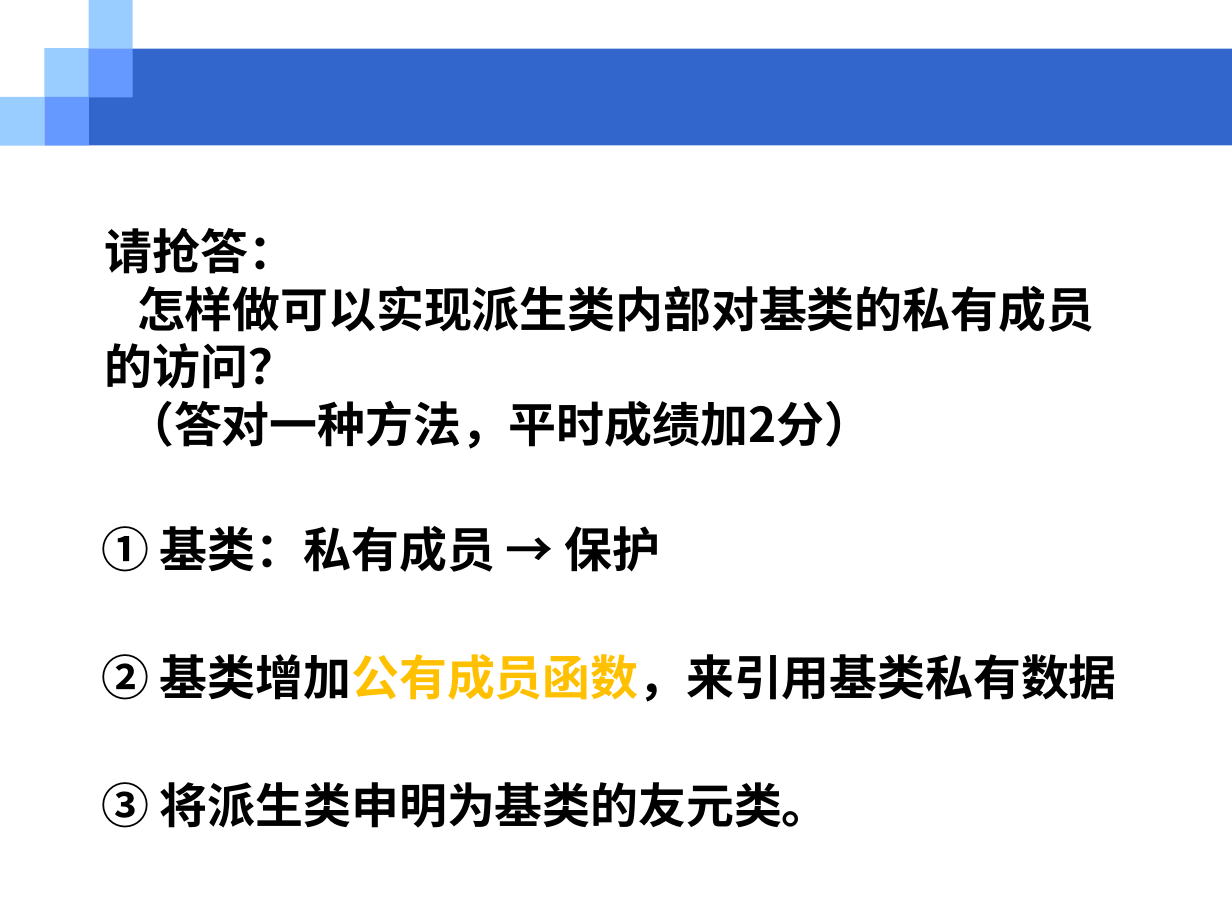
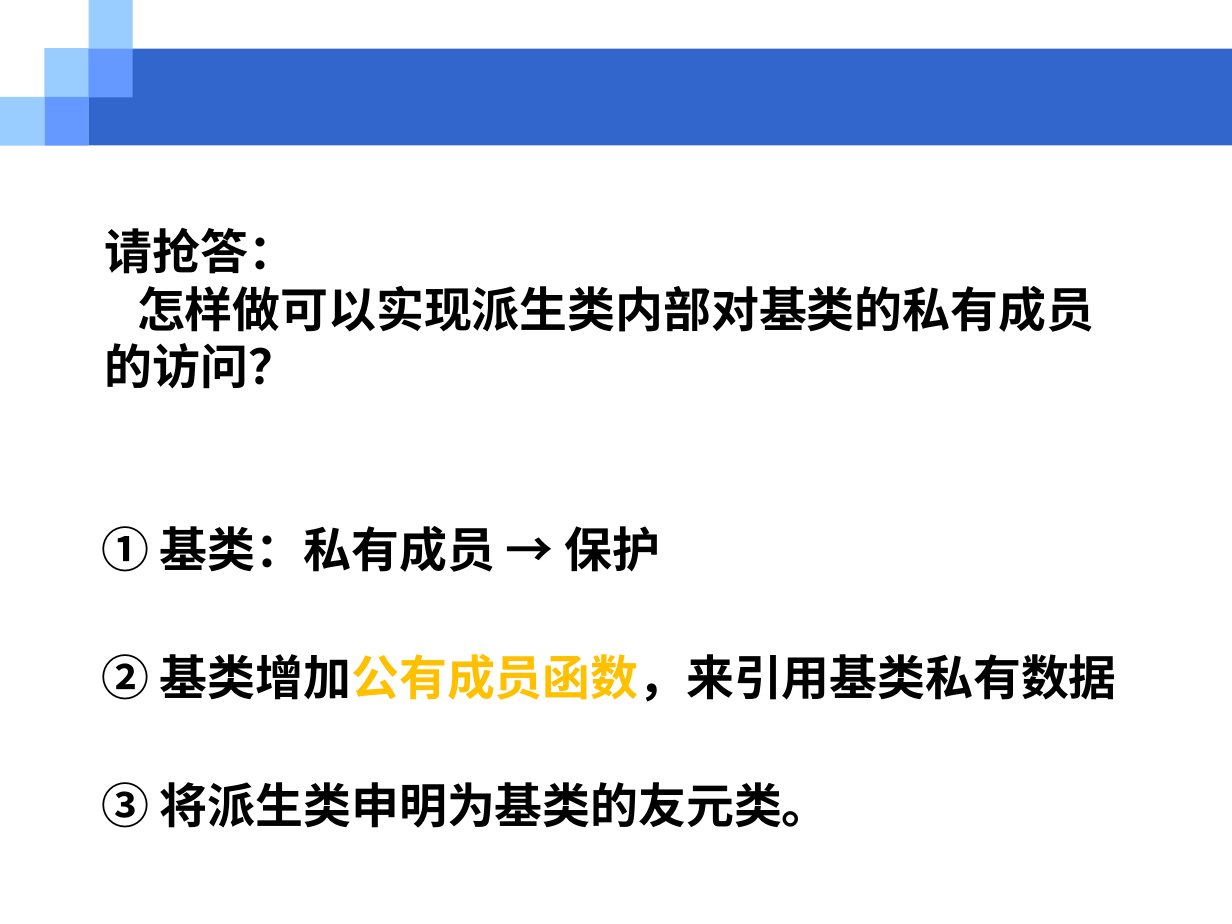
Before and after one commit to cugwhp/OOPCPP, a slide deck: slide 25 of 02.PPT/第7章 继承与派生/chapter7_1访问控制.ppt (slide 28 before the commit). Drawn at 1232x924 pixels with LibreOffice and Linux fonts; fonts in the diff are those of the drawing. Boxes give left, top, right and bottom in pixels: in the first picture for what was removed or moved away, otherwise in the second. Text is boxed around its words. In the diff, an @@ line names an element or a change of style, - is before the commit and + after.

```diff
--- a/02.PPT/第7章 继承与派生/chapter7_1访问控制.ppt
+++ b/02.PPT/第7章 继承与派生/chapter7_1访问控制.ppt
@@ text at (126,400,872,449): paragraph removed @@
-（答对一种方法，平时成绩加2分）
```
Also in this commit, not shown: 2 other slides changed, 7 slides removed, 40 other files.
